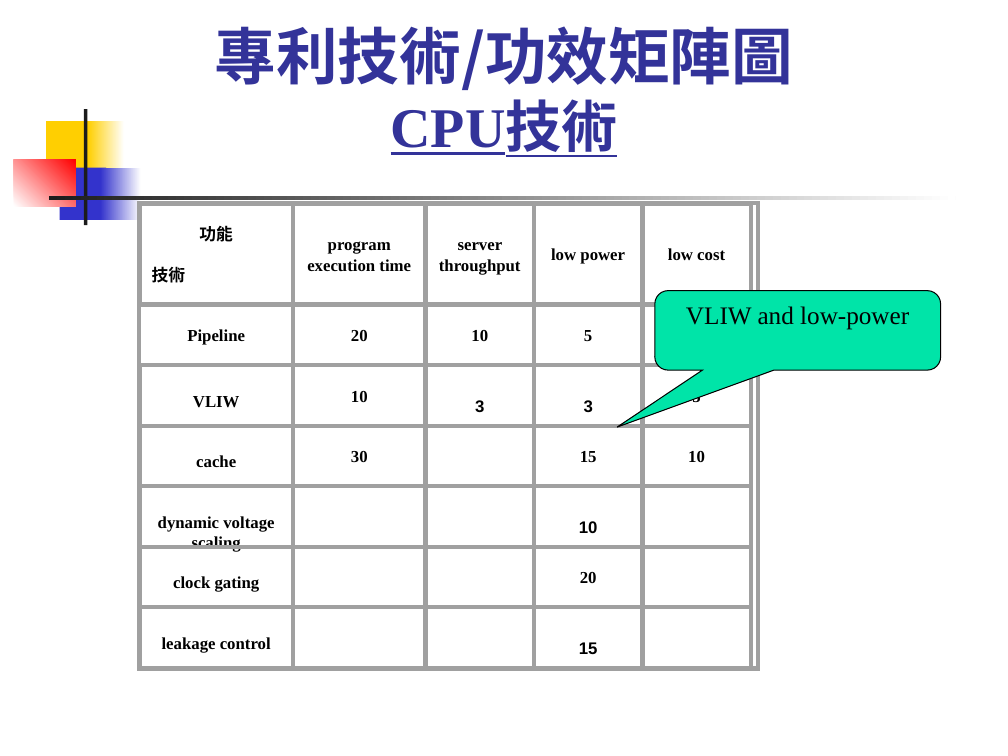
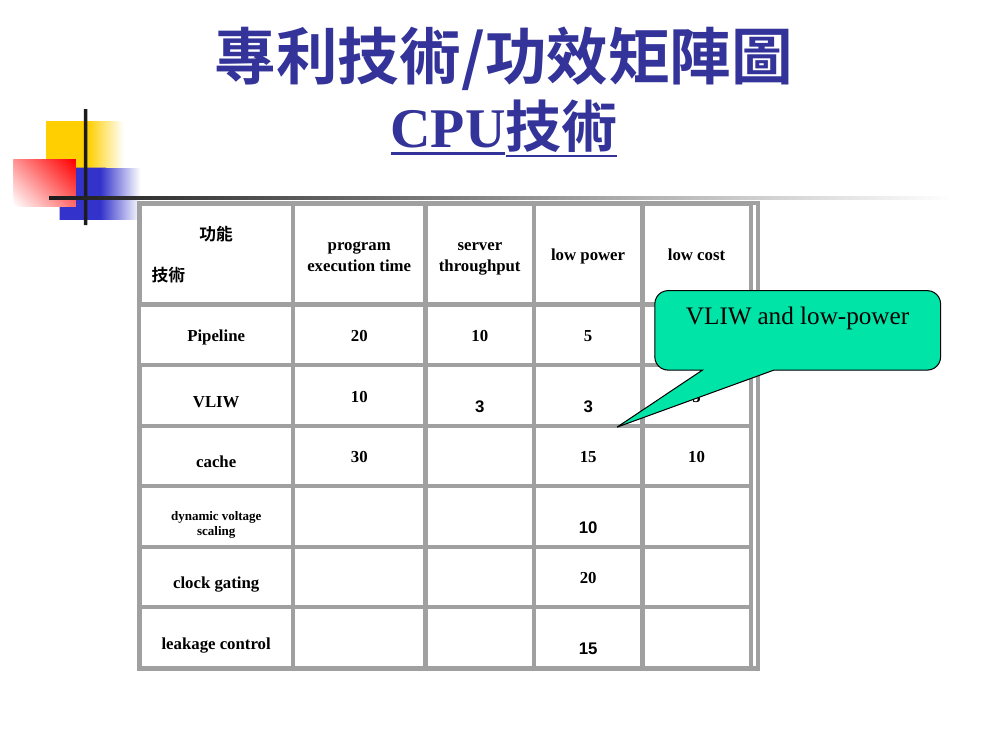
Before and after one commit to CGUSystemCourses/ComputerOrg-2015, a slide deck: slide 39 of Adm/patent_course/lec02-patent_search_doc.ppt. Drawn at 1008x756 pixels with LibreOffice and Linux fonts; fonts in the diff are those of the drawing. Boxes give left, top, right and bottom in pixels: in the first picture for what was removed or moved away, otherwise in the second. Text is boxed around its words. In the diff, an @@ line names an element or a change of style, - is before the commit and + after.

```diff
--- a/Adm/patent_course/lec02-patent_search_doc.ppt
+++ b/Adm/patent_course/lec02-patent_search_doc.ppt
@@ text "dynamic voltage scaling" at [171,511,262,538]: size 12 to 9.3 pt @@
```
Also in this commit, not shown: 1 other slide changed, 1 other file.
